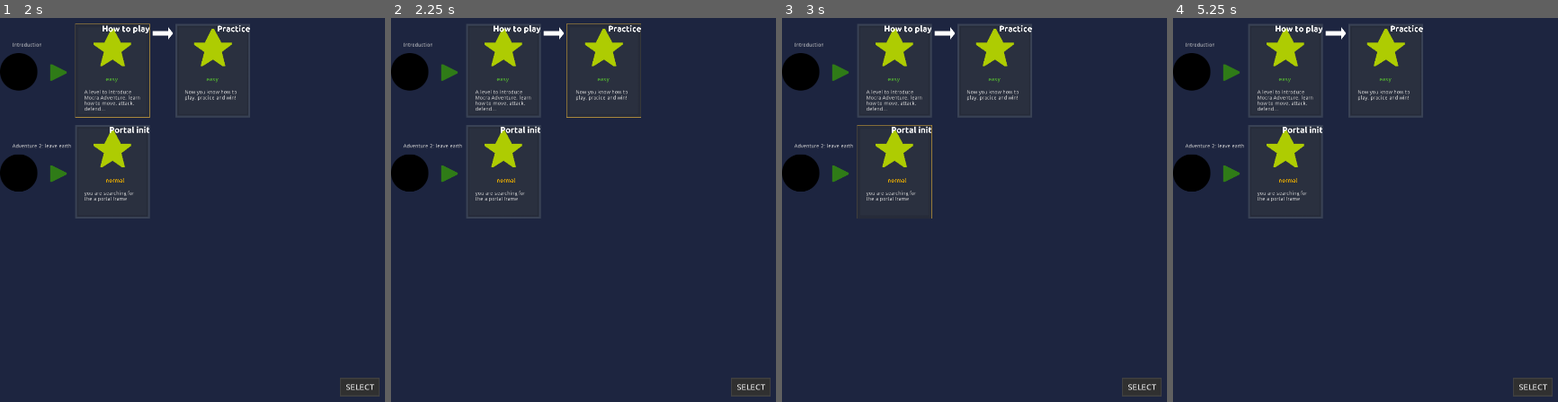
Above: before the commit, frames 1-4 (left to right).
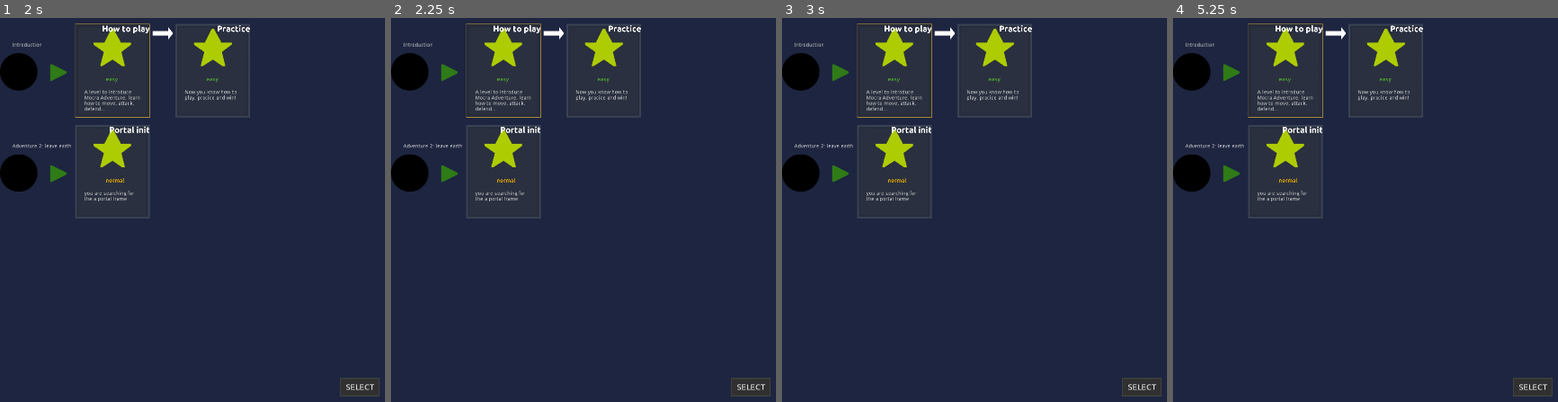
Above: after the commit, the same moments.

Repository: Vjonquiere/Mocra
Game: Godot game, scene res://mocraAdventure/level_selector/level_selector.tscn
The game is run twice, just before and just after one commit, with the same random seed, the same clock (stepped at 60 frames per second) and the same inputs. This scene is started directly instead of the project's main scene.
Inputs (mouse positions are in pixels of both pictures, inside the frame that each line leads up to):
- Up to frame 1 (2 s): click "SELECT" at 0.5 s; tap Enter at 1.25 s; move the mouse to (111, 71) at 1.27 s; hold Right (ui_right) from 1.28 s (still down); click (111, 71) at 1.35 s
- Up to frame 2 (2.25 s): tap Space at 2 s; move the mouse to (602, 71) at 2.02 s; release Right (ui_right) at 2.03 s; hold Down (ui_down) from 2.03 s (still down); click (602, 71) at 2.1 s
- Up to frame 3 (3 s): tap Enter at 2.75 s; move the mouse to (893, 171) at 2.77 s; release Down (ui_down) at 2.78 s; hold Right (ui_right) from 2.78 s (still down); click (893, 171) at 2.85 s
- Up to frame 4 (5.25 s): tap Space at 3.5, 5 s; move the mouse to (1496, 294) at 3.52 s; release Right (ui_right) at 3.53 s; hold Up (ui_up) 3.53-4.28 s; click (1496, 294) at 3.6 s; tap Enter at 4.25 s; move the mouse to (outside the picture) at 4.27 s; hold Left (ui_left) from 4.28 s (still down); click (outside the picture) at 4.35 s; move the mouse to (1315, 152) at 5.02 s; click (1315, 152) at 5.1 s

Frame 1 is identical in both runs. In frame 2, 0.7% of the frame differs, in the area x 19-65%, y 1-26%; in frame 3, 0.7%; in frame 4, 0.3%.
Error in both runs: Attempt to call function 'emit_signal' in base 'null instance' on a null instance. (res://mocraAdventure/level_selector/level_selector.gd:45)

Commit message:
character card loading and sprite implementation

Diff:
--- /dev/null
+++ b/mocraAdventure/character/debug/CollisionShape.tres
@@ -0,0 +1,5 @@
+[gd_resource type="CapsuleShape2D" format=2]
+
+[resource]
+radius = 41.0
+height = 88.0
--- /dev/null
+++ b/mocraAdventure/character/debug/SpriteFrame.tres
@@ -0,0 +1,67 @@
+[gd_resource type="SpriteFrames" load_steps=48 format=2]
+
+[ext_resource path="res://mocraAdventure/character/debug/animations/idle/frame0030.png" type="Texture" id=1]
+[ext_resource path="res://mocraAdventure/character/debug/animations/walk/frame0005.png" type="Texture" id=2]
+[ext_resource path="res://mocraAdventure/character/debug/animations/walk/frame0009.png" type="Texture" id=3]
+[ext_resource path="res://mocraAdventure/character/debug/animations/walk/frame0006.png" type="Texture" id=4]
+[ext_resource path="res://mocraAdventure/character/debug/animations/walk/frame0010.png" type="Texture" id=5]
+[ext_resource path="res://mocraAdventure/character/debug/animations/idle/frame0026.png" type="Texture" id=6]
+[ext_resource path="res://mocraAdventure/character/debug/animations/walk/frame0011.png" type="Texture" id=7]
+[ext_resource path="res://mocraAdventure/character/debug/animations/idle/frame0020.png" type="Texture" id=8]
+[ext_resource path="res://mocraAdventure/character/debug/animations/idle/frame0027.png" type="Texture" id=9]
+[ext_resource path="res://mocraAdventure/character/debug/animations/idle/frame0025.png" type="Texture" id=10]
+[ext_resource path="res://mocraAdventure/character/debug/animations/idle/frame0022.png" type="Texture" id=11]
+[ext_resource path="res://mocraAdventure/character/debug/animations/idle/frame0023.png" type="Texture" id=12]
+[ext_resource path="res://mocraAdventure/character/debug/animations/walk/frame0002.png" type="Texture" id=13]
+[ext_resource path="res://mocraAdventure/character/debug/animations/walk/frame0007.png" type="Texture" id=14]
+[ext_resource path="res://mocraAdventure/character/debug/animations/idle/frame0024.png" type="Texture" id=15]
+[ext_resource path="res://mocraAdventure/character/debug/animations/walk/frame0012.png" type="Texture" id=16]
+[ext_resource path="res://mocraAdventure/character/debug/animations/idle/frame0028.png" type="Texture" id=17]
+[ext_resource path="res://mocraAdventure/character/debug/animations/idle/frame0021.png" type="Texture" id=18]
+[ext_resource path="res://mocraAdventure/character/debug/animations/walk/frame0003.png" type="Texture" id=19]
+[ext_resource path="res://mocraAdventure/character/debug/animations/walk/frame0008.png" type="Texture" id=20]
+[ext_resource path="res://mocraAdventure/character/debug/animations/walk/frame0001.png" type="Texture" id=21]
+[ext_resource path="res://mocraAdventure/character/debug/animations/walk/frame0004.png" type="Texture" id=22]
+[ext_resource path="res://mocraAdventure/character/debug/animations/idle/frame0029.png" type="Texture" id=23]
+[ext_resource path="res://mocraAdventure/character/debug/animations/walk/frame0000.png" type="Texture" id=24]
+[ext_resource path="res://mocraAdventure/character/debug/animations/offensive_1/frame0043.png" type="Texture" id=25]
+[ext_resource path="res://mocraAdventure/character/debug/animations/offensive_1/frame0047.png" type="Texture" id=26]
+[ext_resource path="res://mocraAdventure/character/debug/animations/offensive_1/frame0055.png" type="Texture" id=27]
+[ext_resource path="res://mocraAdventure/character/debug/animations/offensive_1/frame0053.png" type="Texture" id=28]
+[ext_resource path="res://mocraAdventure/character/debug/animations/offensive_1/frame0049.png" type="Texture" id=29]
+[ext_resource path="res://mocraAdventure/character/debug/animations/offensive_1/frame0042.png" type="Texture" id=30]
+[ext_resource path="res://mocraAdventure/character/debug/animations/offensive_1/frame0046.png" type="Texture" id=31]
+[ext_resource path="res://mocraAdventure/character/debug/animations/offensive_1/frame0050.png" type="Texture" id=32]
+[ext_resource path="res://mocraAdventure/character/debug/animations/offensive_1/frame0040.png" type="Texture" id=33]
+[ext_resource path="res://mocraAdventure/character/debug/animations/offensive_1/frame0041.png" type="Texture" id=34]
+[ext_resource path="res://mocraAdventure/character/debug/animations/offensive_1/frame0044.png" type="Texture" id=35]
+[ext_resource path="res://mocraAdventure/character/debug/animations/offensive_1/frame0048.png" type="Texture" id=36]
+[ext_resource path="res://mocraAdventure/character/debug/animations/offensive_1/frame0045.png" type="Texture" id=37]
+[ext_resource path="res://mocraAdventure/character/debug/animations/offensive_1/frame0057.png" type="Texture" id=38]
+[ext_resource path="res://mocraAdventure/character/debug/animations/offensive_1/frame0054.png" type="Texture" id=39]
+[ext_resource path="res://mocraAdventure/character/debug/animations/offensive_1/frame0060.png" type="Texture" id=40]
+[ext_resource path="res://mocraAdventure/character/debug/animations/offensive_1/frame0051.png" type="Texture" id=41]
+[ext_resource path="res://mocraAdventure/character/debug/animations/offensive_1/frame0052.png" type="Texture" id=42]
+[ext_resource path="res://mocraAdventure/character/debug/animations/offensive_1/frame0062.png" type="Texture" id=43]
+[ext_resource path="res://mocraAdventure/character/debug/animations/offensive_1/frame0058.png" type="Texture" id=44]
+[ext_resource path="res://mocraAdventure/character/debug/animations/offensive_1/frame0061.png" type="Texture" id=45]
+[ext_resource path="res://mocraAdventure/character/debug/animations/offensive_1/frame0056.png" type="Texture" id=46]
+[ext_resource path="res://mocraAdventure/character/debug/animations/offensive_1/frame0059.png" type="Texture" id=47]
+
+[resource]
+animations = [ {
+"frames": [ ExtResource( 8 ), ExtResource( 18 ), ExtResource( 11 ), ExtResource( 12 ), ExtResource( 15 ), ExtResource( 10 ), ExtResource( 6 ), ExtResource( 9 ), ExtResource( 17 ), ExtResource( 23 ), ExtResource( 1 ) ],
+"loop": true,
+"name": "idle",
+"speed": 24.0
+}, {
+"frames": [ ExtResource( 33 ), ExtResource( 34 ), ExtResource( 30 ), ExtResource( 25 ), ExtResource( 35 ), ExtResource( 37 ), ExtResource( 31 ), ExtResource( 26 ), ExtResource( 36 ), ExtResource( 29 ), ExtResource( 32 ), ExtResource( 41 ), ExtResource( 42 ), ExtResource( 28 ), ExtResource( 39 ), ExtResource( 27 ), ExtResource( 46 ), ExtResource( 38 ), ExtResource( 44 ), ExtResource( 47 ), ExtResource( 40 ), ExtResource( 45 ), ExtResource( 43 ) ],
+"loop": false,
+"name": "offensive_1",
+"speed": 30.0
+}, {
+"frames": [ ExtResource( 24 ), ExtResource( 21 ), ExtResource( 13 ), ExtResource( 19 ), ExtResource( 22 ), ExtResource( 2 ), ExtResource( 4 ), ExtResource( 14 ), ExtResource( 20 ), ExtResource( 3 ), ExtResource( 5 ), ExtResource( 7 ), ExtResource( 16 ) ],
+"loop": true,
+"name": "walk",
+"speed": 24.0
+} ]
--- /dev/null
+++ b/mocraAdventure/character/template/AnimatedSprite.gd
@@ -0,0 +1,8 @@
+extends AnimatedSprite
+
+
+
+
+
+func _on_AnimatedSprite_animation_finished():
+	get_parent().emit_signal("anim_playing_finished")
--- /dev/null
+++ b/mocraAdventure/character/template/Controller.gd
@@ -0,0 +1,19 @@
+extends Node2D
+
+
+# Declare member variables here. Examples:
+# var a = 2
+# var b = "text"
+
+
+# Called when the node enters the scene tree for the first time.
+func _ready():
+	set_collision("res://mocraAdventure/character/debug/CollisionShape.tres")
+	set_sprite_sheet("res://mocraAdventure/character/debug/SpriteFrame.tres")
+
+func set_collision(collision_shape_path:String) -> void:
+	$KinematicBody2D/CollisionShape2D.set_shape(load(collision_shape_path))
+
+func set_sprite_sheet(sprite_shape_path:String) -> void:
+	$KinematicBody2D/AnimatedSprite.set_sprite_frames(load(sprite_shape_path))
+	$KinematicBody2D/AnimatedSprite.play("idle")
--- /dev/null
+++ b/mocraAdventure/character/template/KinematicBody2D.gd
@@ -0,0 +1,52 @@
+extends KinematicBody2D
+
+signal anim_playing_finished()
+export (int) var speed = 200
+
+var velocity = Vector2()
+var anim_playing = false
+
+func get_input():
+	velocity = Vector2()
+	if Input.is_action_just_pressed("offensive"):
+		$AnimatedSprite.play("offensive_1")
+		anim_playing = true
+	elif Input.is_action_pressed("ui_right") and Input.is_action_pressed("ui_down"):
+		velocity.x += 1
+		velocity.y += 1
+	elif Input.is_action_pressed("ui_right") and Input.is_action_pressed("ui_up"):
+		velocity.x += 1
+		velocity.y -= 1
+		$AnimatedSprite.play("walk")
+	elif Input.is_action_pressed("ui_left") and Input.is_action_pressed("ui_down"):
+		velocity.x -= 1
+		velocity.y += 1
+	elif Input.is_action_pressed("ui_left") and Input.is_action_pressed("ui_up"):
+		velocity.x -= 1
+		velocity.y -= 1
+		$AnimatedSprite.play("walk")
+	elif Input.is_action_pressed("ui_right"):
+		velocity.x += 1
+		$AnimatedSprite.play("walk")
+	elif Input.is_action_pressed("ui_left"):
+		velocity.x -= 1
+		$AnimatedSprite.play("walk")
+	elif Input.is_action_pressed("ui_down"):
+		velocity.y += 1
+		$AnimatedSprite.play("walk")
+	elif Input.is_action_pressed("ui_up"):
+		velocity.y -= 1
+		$AnimatedSprite.play("walk")
+	else:
+		$AnimatedSprite.play("idle")
+	velocity = velocity.normalized() * speed
+
+
+func _physics_process(delta):
+	if anim_playing != true:
+		get_input()
+		velocity = move_and_slide(velocity)
+
+
+func _on_KinematicBody2D_anim_playing_finished():
+	anim_playing = false
--- /dev/null
+++ b/mocraAdventure/character/template/template.tscn
@@ -0,0 +1,19 @@
+[gd_scene load_steps=4 format=2]
+
+[ext_resource path="res://mocraAdventure/character/template/KinematicBody2D.gd" type="Script" id=1]
+[ext_resource path="res://mocraAdventure/character/template/Controller.gd" type="Script" id=2]
+[ext_resource path="res://mocraAdventure/character/template/AnimatedSprite.gd" type="Script" id=3]
+
+[node name="CharacterController" type="Node2D"]
+script = ExtResource( 2 )
+
+[node name="KinematicBody2D" type="KinematicBody2D" parent="."]
+script = ExtResource( 1 )
+
+[node name="AnimatedSprite" type="AnimatedSprite" parent="KinematicBody2D"]
+script = ExtResource( 3 )
+
+[node name="CollisionShape2D" type="CollisionShape2D" parent="KinematicBody2D"]
+
+[connection signal="anim_playing_finished" from="KinematicBody2D" to="KinematicBody2D" method="_on_KinematicBody2D_anim_playing_finished"]
+[connection signal="animation_finished" from="KinematicBody2D/AnimatedSprite" to="KinematicBody2D/AnimatedSprite" method="_on_AnimatedSprite_animation_finished"]
--- a/mocraAdventure/level_selector/level_list.json
+++ b/mocraAdventure/level_selector/level_list.json
@@ -7,13 +7,13 @@
       "levels": [
         {
           "name":"How to play",
-          "id": "101",
+          "id": "res://mocraAdventure/map/map1.json",
           "difficulty": "easy",
-          "description": "A level to introduce Mocra Adventure, learn how to move, attack, defend..."
+          "description": "A level to introduce Mocra Adventure, learn how to move, attack, defend...",
         },
         {
           "name": "Practice",
-          "id": "102",
+          "id": "res://mocraAdventure/map/map1.json",
           "difficulty": "easy",
           "description": "Now you know how to play, pracice and win!"
         }
@@ -25,7 +25,7 @@
       "levels": [
         {
           "name":"Portal init",
-          "id": "201",
+          "id": "res://mocraAdventure/map/map1.json",
           "difficulty": "normal",
           "description": "you are searching for the a portal frame"
         }
--- a/project.godot
+++ b/project.godot
@@ -79,6 +79,11 @@
 "events": [ Object(InputEventMouseButton,"resource_local_to_scene":false,"resource_name":"","device":0,"alt":false,"shi …(212 unchanged characters)…
  ]
 }
+offensive={
+"deadzone": 0.5,
+"events": [ Object(InputEventMouseButton,"resource_local_to_scene":false,"resource_name":"","device":0,"alt":false,"shift":false,"control":false,"meta":false,"command":false,"button_mask":0,"position":Vector2( 0, 0 ),"global_position":Vector2( 0, 0 ),"factor":1.0,"button_index":1,"pressed":false,"doubleclick":false,"script":null)
+ ]
+}
 
 [logging]
 
--- a/scripts/AdventureLobby.gd
+++ b/scripts/AdventureLobby.gd
@@ -8,6 +8,7 @@
 var selection = load("res://mocraAdventure/lobby/lobby.tscn").instance()
 var selected_cards = {}
 var loading = {"map":false, "players":false}
+var players = {}
 
 signal selection_updated(data)
 signal level_changed(selected_level)
@@ -143,10 +144,17 @@
 remote func player_load_finished(player_id):
 	card_selection_node[player_id].stop_loading_anim()
 
-remote func load_players(player_array:Array):
-	pass
-#	for i in range(len(player_array)):
-#		create players
+remote func load_players(player_array, player_cards):
+	print("RECEIVED PLAYER DATA : ", player_array , " PLAYER DATA : ", player_cards)
+	var player_template = load("res://mocraAdventure/character/template/template.tscn")
+	for i in range(len(player_array)):
+		var rpc_id = player_array[i]
+		players[rpc_id] = player_template.instance()
+		print("TEMPLATES : ", players)
+		players[rpc_id].set_sprite_sheet("res://mocraAdventure/character/{name}/SpriteFrame.tres".format({"name": "debug"})) ## A verfier player_cards[rpc_id]["character"][0]
+		players[rpc_id].set_collision("res://mocraAdventure/character/{name}/CollisionShape.tres".format({"name": "debug"})) ## Egalement
+	loading["players"] = true
+	loading_complete_check()
 
 remote func load_map(map_path):
 	var map_load = Map.new()
@@ -160,6 +168,7 @@
 
 func loading_complete_check() -> void:
 	if loading["map"] == true and loading["players"] == true:
+		print("Complete Loading")
 		rpc_id(1, "load_finished")
 	else:
 		print("Incomplete Loading")
Binary file added: mocraAdventure/character/debug/animations/idle/frame0020.png
Not shown, added: mocraAdventure/character/debug/animations/idle/frame0020.png.import
Binary file added: mocraAdventure/character/debug/animations/idle/frame0021.png
Not shown, added: mocraAdventure/character/debug/animations/idle/frame0021.png.import
Binary file added: mocraAdventure/character/debug/animations/idle/frame0022.png
Not shown, added: mocraAdventure/character/debug/animations/idle/frame0022.png.import
Binary file added: mocraAdventure/character/debug/animations/idle/frame0023.png
Not shown, added: mocraAdventure/character/debug/animations/idle/frame0023.png.import
Binary file added: mocraAdventure/character/debug/animations/idle/frame0024.png
Not shown, added: mocraAdventure/character/debug/animations/idle/frame0024.png.import
Binary file added: mocraAdventure/character/debug/animations/idle/frame0025.png
Not shown, added: mocraAdventure/character/debug/animations/idle/frame0025.png.import
(and 94 more such lines)
